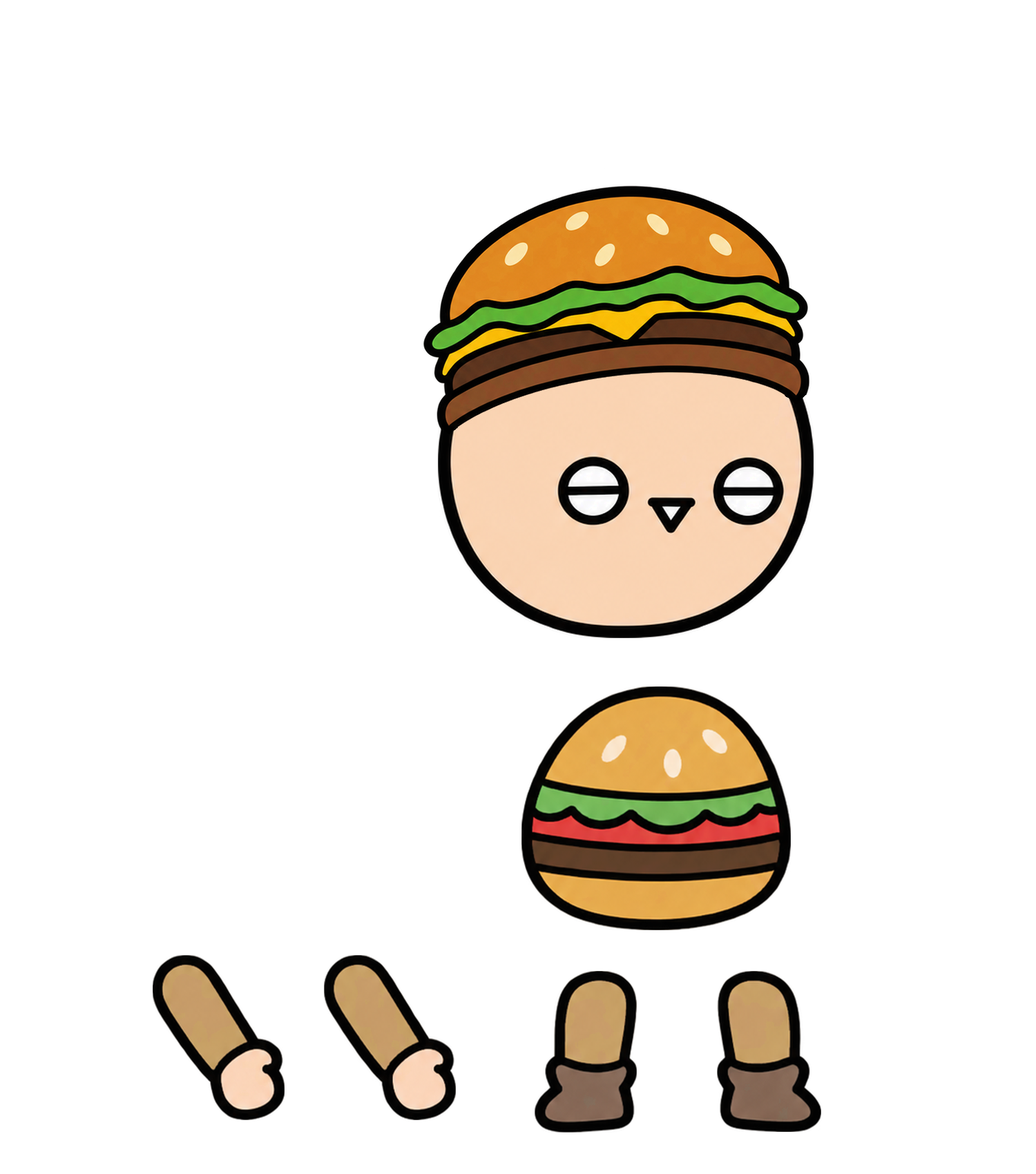
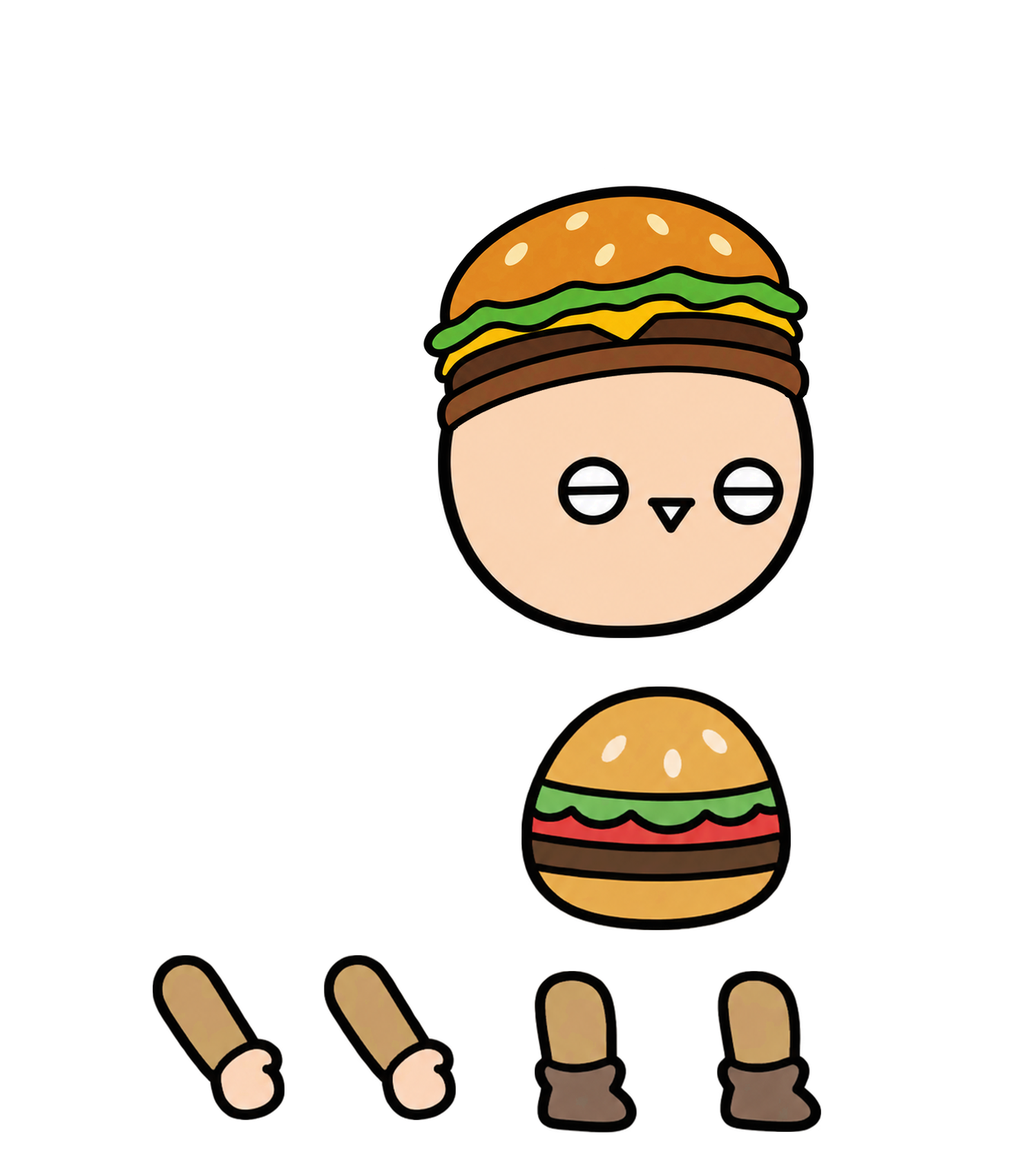
Two versions of the same layered image (w=1036, h=1174). Layer-by-layer changes:
painted on "다리1" over [534, 970, 637, 1133]
